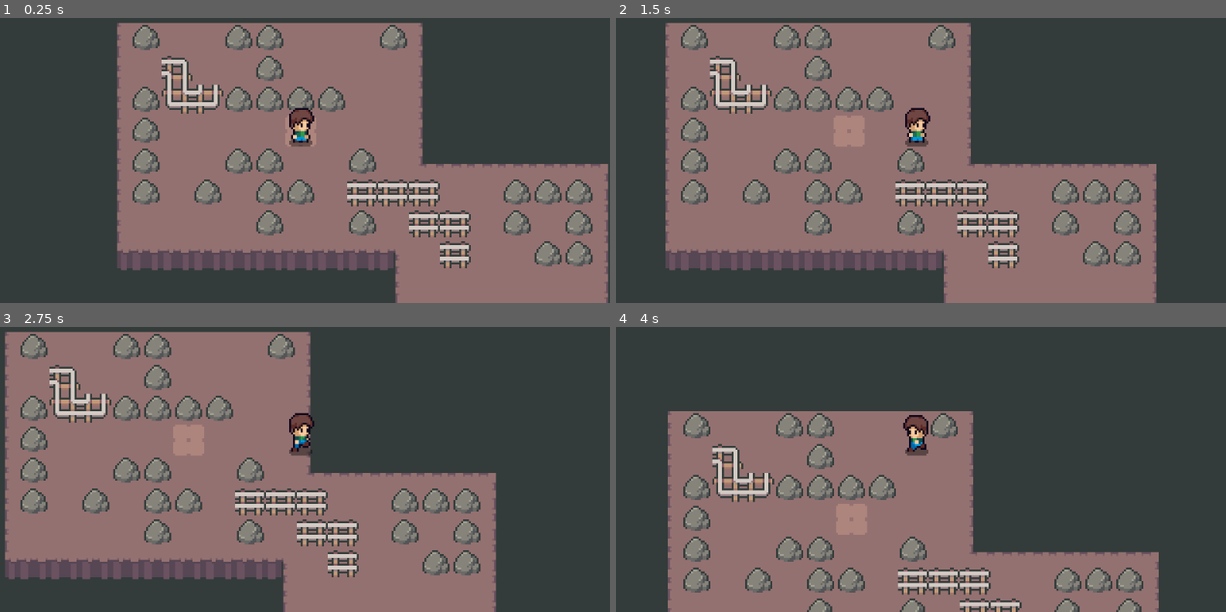
Above: before the commit, frames 1-4 (two rows, left to right).
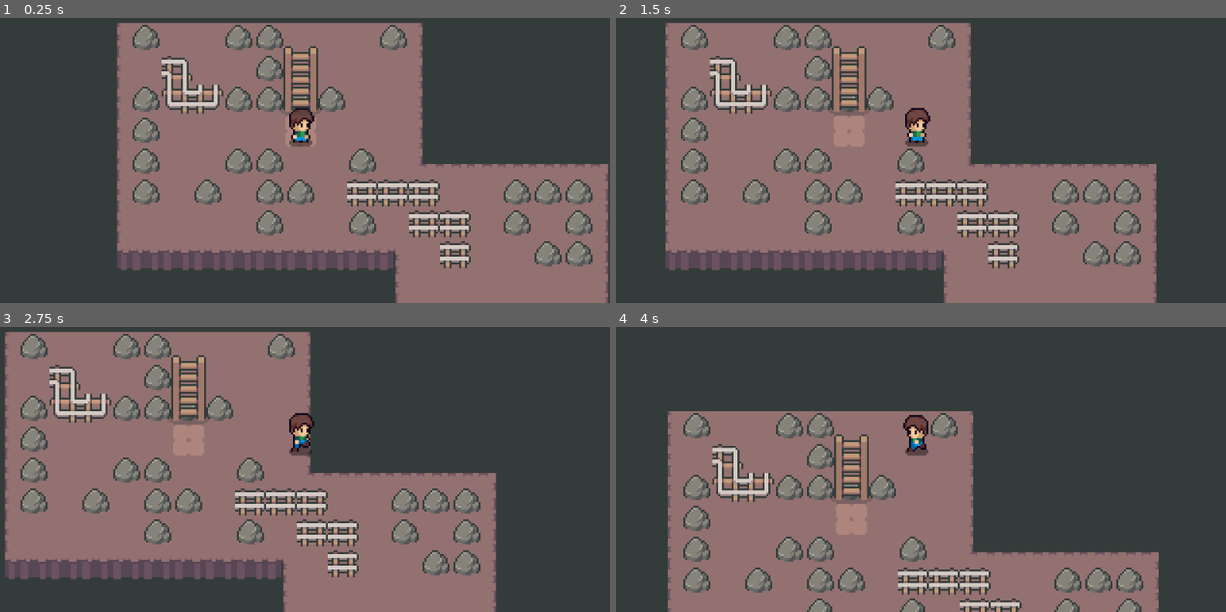
Above: after the commit, the same moments.

Repository: serprathamsharma/Mine-Rogue
Game: Godot game, scene res://scenes/level.tscn
Two runs of this game, one before a commit and one after it. Both use one fixed random seed, a clock stepped at 60 frames per second and the inputs below. Before the commit the project has no main scene; this scene is started directly in both runs. Sound files missing from this copy of the repository are replaced by a short silence.
Inputs:
- Up to frame 1 (0.25 s): no input
- Up to frame 2 (1.5 s): tap Enter at 0.5 s; hold D (right) 0.53-1.28 s; hold Space (use_pickaxe) 0.53-1.28 s; hold L (climb_down_ladder) from 1.28 s (still down); tap Space (use_pickaxe) at 1.35 s
- Up to frame 3 (2.75 s): tap Space (use_pickaxe) at 2 s; release L (climb_down_ladder) at 2.03 s; hold D (right) from 2.03 s (still down); hold Space (use_pickaxe) from 2.03 s (still down)
- Up to frame 4 (4 s): release D (right) at 2.78 s; release Space (use_pickaxe) at 2.78 s; hold W (up) 2.78-3.53 s; tap Space (use_pickaxe) at 2.85 s; hold A (left) from 3.53 s (still down); hold Space (use_pickaxe) from 3.53 s (still down)

The runs differ from the first frame. In frame 1, 0.9% of the frame differs, in the area x 45-53%, y 9-35%; in frame 2, 0.9%; in frame 3, 0.9%, in the area x 27-35%, y 9-35%; in frame 4, 0.9%.

Commit message:
exit ladder

Diff:
--- /dev/null
+++ b/exit_ladder.gd
@@ -0,0 +1,18 @@
+extends Area2D
+
+var player_on_exit_ladder: bool = false
+
+signal ladder_used
+
+func _unhandled_input(event: InputEvent) -> void:
+	if event.is_action_pressed("climb_exit_ladder"):
+		if player_on_exit_ladder:
+			ladder_used.emit()
+
+func _on_body_entered(body: Node2D) -> void:
+	if body is Player:
+		player_on_exit_ladder = true
+
+func _on_body_exited(body: Node2D) -> void:
+	if body is Player:
+		player_on_exit_ladder = false
--- /dev/null
+++ b/hud.gd
@@ -0,0 +1,12 @@
+extends CanvasLayer
+
+@onready var depth_label: Label = $DepthRect/DepthLabel
+@onready var inventory_ui: Control = $InventoryUI
+
+
+func set_inventory(inv: Inventory):
+	inventory_ui.set_inventory(inv)
+
+
+func update_depth(value: int) -> void:
+	depth_label.text = "Depth: %s" %value
--- /dev/null
+++ b/hud.tscn
@@ -0,0 +1,39 @@
+[gd_scene format=3 uid="uid://c5ddsxcvw0a7c"]
+
+[ext_resource type="Script" uid="uid://djgr1c24vfuex" path="res://hud.gd" id="1_37p78"]
+[ext_resource type="PackedScene" uid="uid://bcb0m00paol6b" path="res://inventory_ui.tscn" id="2_64ctp"]
+
+[node name="HUD" type="CanvasLayer" unique_id=737976172]
+script = ExtResource("1_37p78")
+
+[node name="DepthRect" type="ColorRect" parent="." unique_id=533783617]
+anchors_preset = 7
+anchor_left = 0.5
+anchor_top = 1.0
+anchor_right = 0.5
+anchor_bottom = 1.0
+offset_left = -40.0
+offset_top = -14.0
+offset_right = 40.0
+grow_horizontal = 2
+grow_vertical = 0
+color = Color(0.64705884, 0.16470589, 0.16470589, 1)
+
+[node name="DepthLabel" type="Label" parent="DepthRect" unique_id=1448553591]
+layout_mode = 1
+anchors_preset = 8
+anchor_left = 0.5
+anchor_top = 0.5
+anchor_right = 0.5
+anchor_bottom = 0.5
+offset_left = -20.0
+offset_top = -8.0
+offset_right = 28.5
+offset_bottom = 9.75
+grow_horizontal = 2
+grow_vertical = 2
+theme_override_colors/font_color = Color(0, 0, 0, 1)
+text = "Depth: 1"
+metadata/_edit_use_anchors_ = true
+
+[node name="InventoryUI" parent="." unique_id=585722553 instance=ExtResource("2_64ctp")]
--- /dev/null
+++ b/inventory_slot.tscn
@@ -0,0 +1,51 @@
+[gd_scene format=3 uid="uid://ds7b17h83ns7m"]
+
+[ext_resource type="Texture2D" uid="uid://g3uldt3nfxj8" path="res://assets/images/tileset/Ground - deco 5.png" id="1_f5bh6"]
+[ext_resource type="Texture2D" uid="uid://bpkrf7agysy1v" path="res://assets/images/ore/iron.png" id="2_bfyh4"]
+
+[sub_resource type="AtlasTexture" id="AtlasTexture_75pi0"]
+atlas = ExtResource("1_f5bh6")
+region = Rect2(23.958378, 23.787304, 8.710896, 8.481663)
+
+[sub_resource type="AtlasTexture" id="AtlasTexture_rhcms"]
+atlas = ExtResource("2_bfyh4")
+region = Rect2(1.4080367, 3.2116456, 14.010529, 10.490976)
+
+[node name="TextureRect" type="TextureRect" unique_id=837760466]
+custom_minimum_size = Vector2(16, 16)
+offset_right = 16.0
+offset_bottom = 16.0
+texture = SubResource("AtlasTexture_75pi0")
+
+[node name="MarginContainer" type="MarginContainer" parent="." unique_id=209245421]
+layout_mode = 1
+anchors_preset = 15
+anchor_right = 1.0
+anchor_bottom = 1.0
+grow_horizontal = 2
+grow_vertical = 2
+theme_override_constants/margin_left = 1
+theme_override_constants/margin_top = 1
+theme_override_constants/margin_right = 1
+theme_override_constants/margin_bottom = 1
+
+[node name="ItemIcon" type="TextureRect" parent="MarginContainer" unique_id=1526910239]
+layout_mode = 2
+texture = SubResource("AtlasTexture_rhcms")
+stretch_mode = 5
+
+[node name="QuantityLabel" type="Label" parent="." unique_id=1577378617]
+layout_mode = 1
+anchors_preset = 3
+anchor_left = 1.0
+anchor_top = 1.0
+anchor_right = 1.0
+anchor_bottom = 1.0
+offset_left = -9.0
+offset_top = -10.0
+offset_right = 5.0
+offset_bottom = 7.0
+grow_horizontal = 0
+grow_vertical = 0
+theme_override_font_sizes/font_size = 12
+text = "x0"
--- /dev/null
+++ b/inventory_ui.tscn
@@ -0,0 +1,36 @@
+[gd_scene format=3 uid="uid://bcb0m00paol6b"]
+
+[ext_resource type="PackedScene" uid="uid://ds7b17h83ns7m" path="res://inventory_slot.tscn" id="1_5v8q7"]
+[ext_resource type="Script" uid="uid://yopidgle8pp3" path="res://scripts/inventory_ui.gd" id="1_gf3dx"]
+
+[node name="InventoryUI" type="Control" unique_id=585722553]
+layout_mode = 3
+anchors_preset = 15
+anchor_right = 1.0
+anchor_bottom = 1.0
+grow_horizontal = 2
+grow_vertical = 2
+script = ExtResource("1_gf3dx")
+
+[node name="GridContainer" type="GridContainer" parent="." unique_id=1411020259]
+layout_mode = 1
+anchors_preset = 5
+anchor_left = 0.5
+anchor_right = 0.5
+offset_left = -38.0
+offset_right = 38.0
+offset_bottom = 16.0
+grow_horizontal = 2
+columns = 4
+
+[node name="TextureRect" parent="GridContainer" unique_id=837760466 instance=ExtResource("1_5v8q7")]
+layout_mode = 2
+
+[node name="TextureRect2" parent="GridContainer" unique_id=1690207988 instance=ExtResource("1_5v8q7")]
+layout_mode = 2
+
+[node name="TextureRect3" parent="GridContainer" unique_id=1217413752 instance=ExtResource("1_5v8q7")]
+layout_mode = 2
+
+[node name="TextureRect4" parent="GridContainer" unique_id=1521619789 instance=ExtResource("1_5v8q7")]
+layout_mode = 2
--- /dev/null
+++ b/main.gd
@@ -0,0 +1,12 @@
+extends Node2D
+
+@onready var level: Node2D = $Level
+@onready var hud: CanvasLayer = $HUD
+
+# Called when the node enters the scene tree for the first time.
+func _ready() -> void:
+
+
+	hud.set_inventory(level.player.inventory)
+
+	level.change_depth.connect(hud.update_depth)
--- /dev/null
+++ b/main.tscn
@@ -0,0 +1,12 @@
+[gd_scene format=3 uid="uid://d1h64ojkavsg"]
+
+[ext_resource type="Script" uid="uid://bu4rfo6d507dk" path="res://main.gd" id="1_h2yge"]
+[ext_resource type="PackedScene" uid="uid://dv007p651x3ef" path="res://scenes/level.tscn" id="1_ig7tw"]
+[ext_resource type="PackedScene" uid="uid://c5ddsxcvw0a7c" path="res://hud.tscn" id="2_0xm2m"]
+
+[node name="Main" type="Node2D" unique_id=97983817]
+script = ExtResource("1_h2yge")
+
+[node name="Level" parent="." unique_id=28304679 instance=ExtResource("1_ig7tw")]
+
+[node name="HUD" parent="." unique_id=737976172 instance=ExtResource("2_0xm2m")]
--- a/project.godot
+++ b/project.godot
@@ -11,6 +11,7 @@
 [application]
 
 config/name="Mine Rogue"
+run/main_scene="uid://d1h64ojkavsg"
 config/features=PackedStringArray("4.6", "Forward Plus")
 config/icon="res://icon.svg"
 
@@ -21,6 +22,10 @@
 window/size/window_width_override=1280
 window/size/window_height_override=720
 window/stretch/mode="canvas_items"
+
+[gui]
+
+theme/custom_font="uid://cq1c4mo2opbb4"
 
 [input]
 
@@ -54,6 +59,16 @@
 "events": [Object(InputEventKey,"resource_local_to_scene":false,"resource_name":"","device":-1,"window_id":0,"alt_press …(192 unchanged characters)…
 ]
 }
+toggle_inventory={
+"deadzone": 0.2,
+"events": [Object(InputEventKey,"resource_local_to_scene":false,"resource_name":"","device":-1,"window_id":0,"alt_pressed":false,"shift_pressed":false,"ctrl_pressed":false,"meta_pressed":false,"pressed":false,"keycode":0,"physical_keycode":4194306,"key_label":0,"unicode":0,"location":0,"echo":false,"script":null)
+]
+}
+climb_exit_ladder={
+"deadzone": 0.2,
+"events": [Object(InputEventKey,"resource_local_to_scene":false,"resource_name":"","device":-1,"window_id":0,"alt_pressed":false,"shift_pressed":false,"ctrl_pressed":false,"meta_pressed":false,"pressed":false,"keycode":0,"physical_keycode":75,"key_label":0,"unicode":107,"location":0,"echo":false,"script":null)
+]
+}
 
 [physics]
 
--- /dev/null
+++ b/scenes/exit_ladder.tscn
@@ -0,0 +1,20 @@
+[gd_scene format=3 uid="uid://cy3qqmvvoamen"]
+
+[ext_resource type="Script" uid="uid://2dkg3ompodem" path="res://exit_ladder.gd" id="1_u3nkt"]
+[ext_resource type="Texture2D" uid="uid://dcnp6tov4idls" path="res://assets/images/ladder/ladder.png" id="1_woq1v"]
+
+[sub_resource type="AtlasTexture" id="AtlasTexture_u3nkt"]
+atlas = ExtResource("1_woq1v")
+region = Rect2(0, 0, 48, 48)
+
+[sub_resource type="RectangleShape2D" id="RectangleShape2D_q23v3"]
+
+[node name="ExitLadder" type="Area2D" unique_id=1346365432]
+script = ExtResource("1_u3nkt")
+
+[node name="Sprite2D" type="Sprite2D" parent="." unique_id=1470888784]
+position = Vector2(0, -12)
+texture = SubResource("AtlasTexture_u3nkt")
+
+[node name="CollisionShape2D" type="CollisionShape2D" parent="." unique_id=490620626]
+shape = SubResource("RectangleShape2D_q23v3")
--- a/scenes/level.tscn
+++ b/scenes/level.tscn
@@ -10,6 +10,7 @@
 [ext_resource type="Resource" uid="uid://c66r41fbgq3wt" path="res://data/rocks/gold.tres" id="6_64w2a"]
 [ext_resource type="Resource" uid="uid://c2vyw2s5okswa" path="res://data/rocks/diamond.tres" id="7_fpun6"]
 [ext_resource type="PackedScene" uid="uid://tya1jj5jlljc" path="res://scenes/levels/map_1.tscn" id="8_olg7q"]
+[ext_resource type="PackedScene" uid="uid://cy3qqmvvoamen" path="res://scenes/exit_ladder.tscn" id="11_t1rx8"]
 
 [node name="Level" type="Node2D" unique_id=28304679]
 script = ExtResource("1_olg7q")
@@ -27,4 +28,7 @@
 [node name="Player" parent="." unique_id=1028650799 instance=ExtResource("1_w7c3h")]
 position = Vector2(-14, 82)
 
+[node name="ExitLadder" parent="." unique_id=1346365432 instance=ExtResource("11_t1rx8")]
+position = Vector2(89, 44)
+
 [connection signal="broken" from="RockContainer/Rock" to="." method="_on_rock_broken"]
--- /dev/null
+++ b/scripts/inventory.gd
@@ -0,0 +1,31 @@
+extends RefCounted
+
+class_name Inventory
+
+var slots: Array = []
+var max_slots: int
+
+func _init(starting_slots: int = 4):
+	max_slots = starting_slots
+	for i in range(max_slots):
+		slots.append(null)
+
+signal inventory_changed
+
+func add_item(data: OreData) -> bool:
+	#try stacking with existing items
+	for slot in slots:
+		if slot != null and slot.can_stack(data):
+			slot.add_ore()
+			inventory_changed.emit()
+			return true
+
+	#find empty slots
+	for i in range(slots.size()):
+		if slots[i] == null:
+			slots[i] = InventorySlot.new(data, 1)
+			inventory_changed.emit()
+			return true
+
+	#no space
+	return false
--- /dev/null
+++ b/scripts/inventory_slot.gd
@@ -0,0 +1,17 @@
+extends RefCounted
+class_name InventorySlot
+
+const STACK_SIZE = 5
+
+var ore_data: OreData
+var quantity: int = 0
+
+
+func _init(data: OreData, qty: int) -> void:
+	ore_data = data
+	quantity = qty
+func can_stack(data: OreData) -> bool:
+	return ore_data.name == data.name and quantity < STACK_SIZE
+
+func add_ore() -> void:
+	quantity+=1
--- /dev/null
+++ b/scripts/inventory_ui.gd
@@ -0,0 +1,50 @@
+extends Control
+
+const SLOT_SCENE = preload("res://inventory_slot.tscn")
+
+var inventory: Inventory
+
+@onready var grid_container: GridContainer = $GridContainer
+
+
+# Called when the node enters the scene tree for the first time.
+func _ready() -> void:
+	visible = false
+
+
+func _unhandled_input(event: InputEvent) -> void:
+	if event.is_action_pressed("toggle_inventory"):
+		visible = !visible
+
+func set_inventory(inv: Inventory) -> void:
+	inventory = inv
+	inventory.inventory_changed.connect(_update_display)
+	_update_display()
+
+
+
+func _update_display() -> void:
+	#clear existing slot UI
+	for child in grid_container.get_children():
+		child.queue_free()
+
+	#create UI for each inventory slot
+	for slot in inventory.slots:
+		var slot_ui = create_slot_ui(slot)
+		grid_container.add_child(slot_ui)
+
+func create_slot_ui(slot: InventorySlot) -> TextureRect:
+	var slot_ui = SLOT_SCENE.instantiate()
+	var margin_container = slot_ui.get_node("MarginContainer")
+	var icon = margin_container.get_node("ItemIcon")
+	var quantity_label = slot_ui.get_node("QuantityLabel")
+
+	if slot != null:
+		icon.texture = slot.ore_data.texture
+		quantity_label.text = "x%d" %slot.quantity
+		quantity_label.visible = true
+	else:
+		icon.texture = null
+		quantity_label.visible = false
+
+	return slot_ui
--- a/scripts/level.gd
+++ b/scripts/level.gd
@@ -17,12 +17,15 @@
 @onready var current_map: Node2D = $Map
 @onready var player: Player = $Player
 @onready var level: Node2D = $"."
+@onready var exit_ladder: Area2D = $ExitLadder
 
 
 var last_map_index: int
 var current_depth : int = 1
 var down_ladder: Area2D
 var rocks_remaining: int = 0
+
+signal change_depth
 
 # Called when the node enters the scene tree for the first time.
 func _ready() -> void:
@@ -64,6 +67,8 @@
 func _position_objects() -> void:
 	var player_spawn: Marker2D = current_map.get_node("PlayerSpawn")
 	player.reset(player_spawn.position)
+	#position exit  ladder
+	exit_ladder.position = player_spawn.position + Vector2(0, -16)
 
 func _generate_rocks() -> void:
 
@@ -142,4 +147,5 @@
 
 func _on_down_ladder_used() -> void:
 	current_depth += 1
+	change_depth.emit(current_depth)
 	setup_map()
--- a/scripts/player.gd
+++ b/scripts/player.gd
@@ -8,6 +8,8 @@
 var detected_rocks: Array = []
 var pickaxe_strength: int = 1
 
+var inventory = Inventory
+
 @onready var animated_sprite_2d: AnimatedSprite2D = $AnimatedSprite2D
 @onready var hitbox: Area2D = $Hitbox
 @onready var hitbox_collision_shape_2d: CollisionShape2D = $Hitbox/CollisionShape2D
@@ -17,6 +19,7 @@
 
 func _ready() ->  void:
 	hitbox_offset = hitbox.position # Initialise hitbox offset
+	inventory = Inventory.new(4)
 
 func reset(pos: Vector2) -> void:
 	position = pos
@@ -125,5 +128,4 @@
 	return best_rock
 
 func add_ore(data: OreData) -> bool:
-	print(data)
-	return true
+	return inventory.add_item(data)
Binary file added: assets/fonts/m5x7.ttf
Not shown, added: assets/fonts/m5x7.ttf.import
Not shown, added: exit_ladder.gd.uid
Not shown, added: hud.gd.uid
Not shown, added: main.gd.uid
Not shown, added: scripts/inventory.gd.uid
Not shown, added: scripts/inventory_slot.gd.uid
Not shown, added: scripts/inventory_ui.gd.uid
